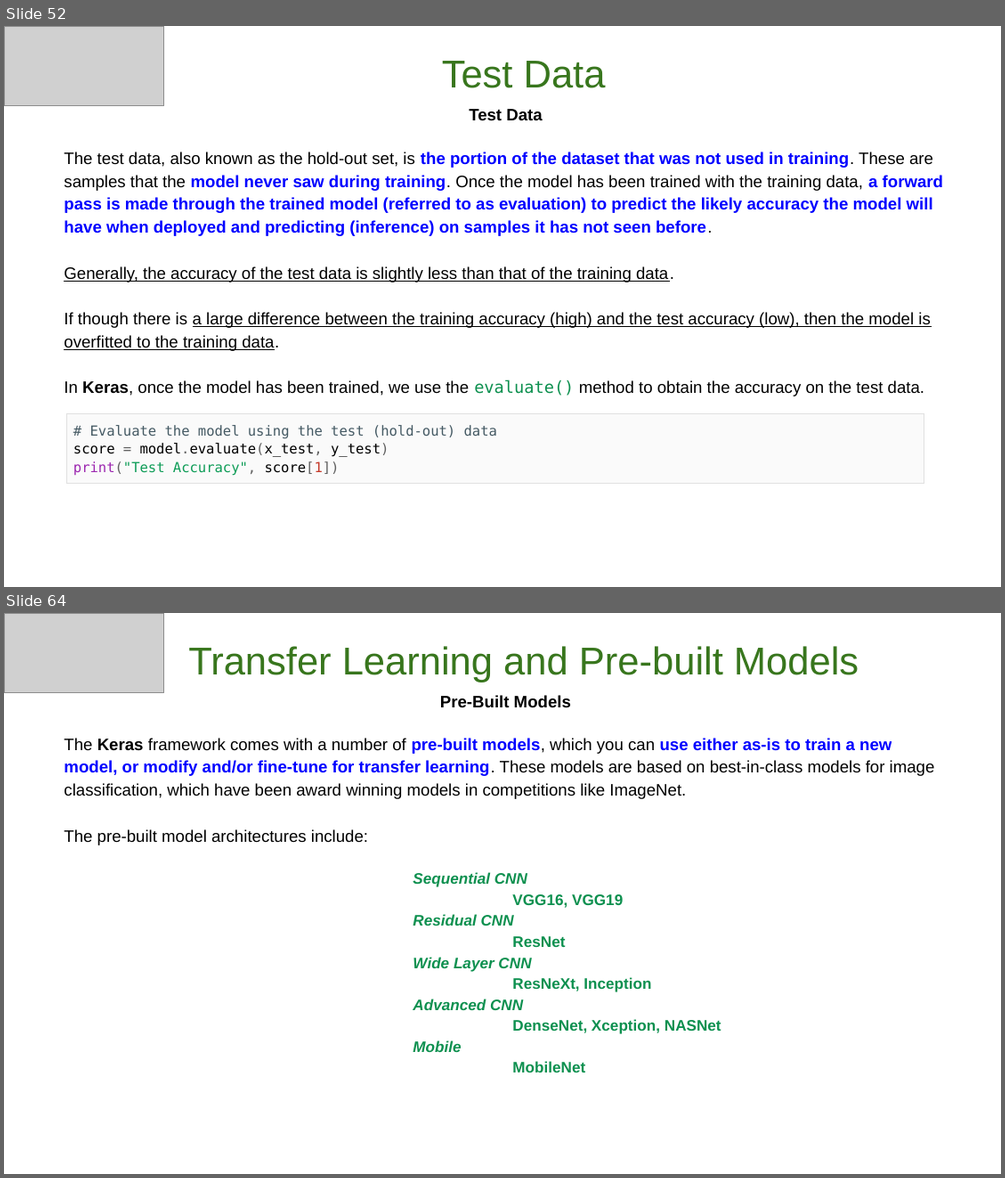
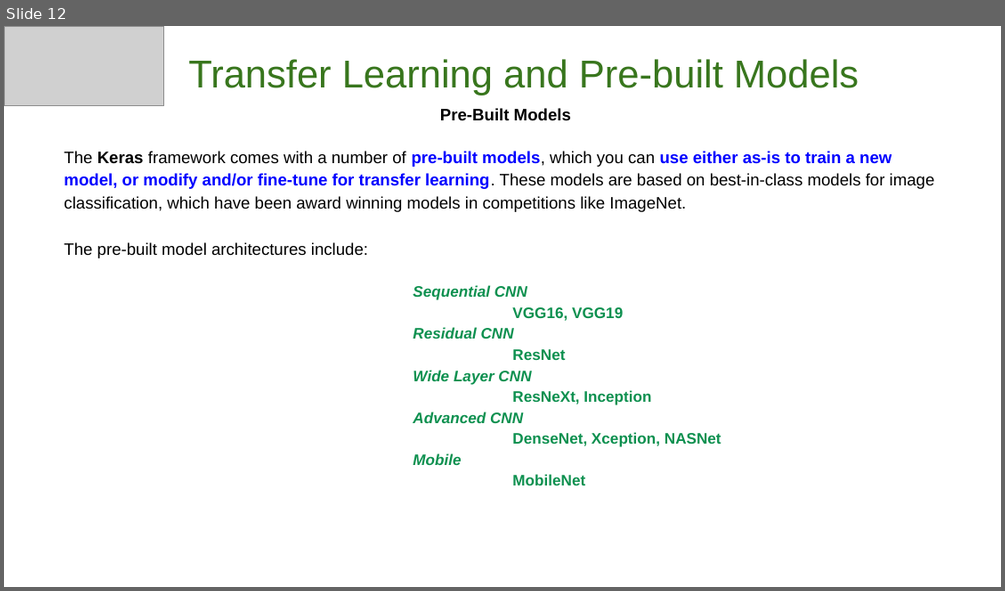
Before and after one commit to GoogleCloudPlatform/keras-idiomatic-programmer, a slide deck: workshops/The Idiomatic Programmer - Learning Keras - Workshop.pptx. Shown one above the other, each under a label of ours: slides 52 and 64 before the commit, slide 12 after it; the slides between them are not shown. The pictures are 1005x1178 and 1005x591 pixels, drawn with LibreOffice and Linux fonts; fonts in the diff are those of the drawing; grey boxes stand for pictures. Boxes give left, top, right and bottom in pixels: in the first picture for what was removed or moved away, otherwise in the second. Text is boxed around its words. In the diff, an @@ line names an element or a change of style, - is before the commit and + after.

```diff
--- a/workshops/The Idiomatic Programmer - Learning Keras - Workshop.pptx
+++ b/workshops/The Idiomatic Programmer - Learning Keras - Workshop.pptx
@@ slide 52 removed at (4, 26, 1001, 587), background #FFFFFF @@
@@ picture removed at (4, 26, 163, 106) @@
@@ subtitle removed at (442, 61, 606, 88) @@
-Test Data
@@ text removed at (64, 109, 943, 396) @@
-Test Data
-The test data, also known as the hold-out set, is the portion of the dataset that was not used in training. These are samples that the model never saw during training. Once the model has been trained with the training data, a forward pass is made through the trained model (referred to as evaluation) to predict the likely accuracy the model will have when deployed and predicting (inference) on samples it has not seen before.
-Generally, the accuracy of the test data is slightly less than that of the training data.
-If though there is a large difference between the training accuracy (high) and the test accuracy (low), then the model is overfitted to the training data.
-In Keras, once the model has been trained, we use the evaluate() method to obtain the accuracy on the test data.
@@ table removed at (67, 414, 924, 587), 1 rows, 1 columns @@
-# Evaluate the model using the test (hold-out) data / score = model.evaluate(x_test, y_test) / print("Test Accuracy", score[1])
@@ what was slide 64 is now slide 12 @@
```
Also in this commit, not shown: 51 other slides removed.
